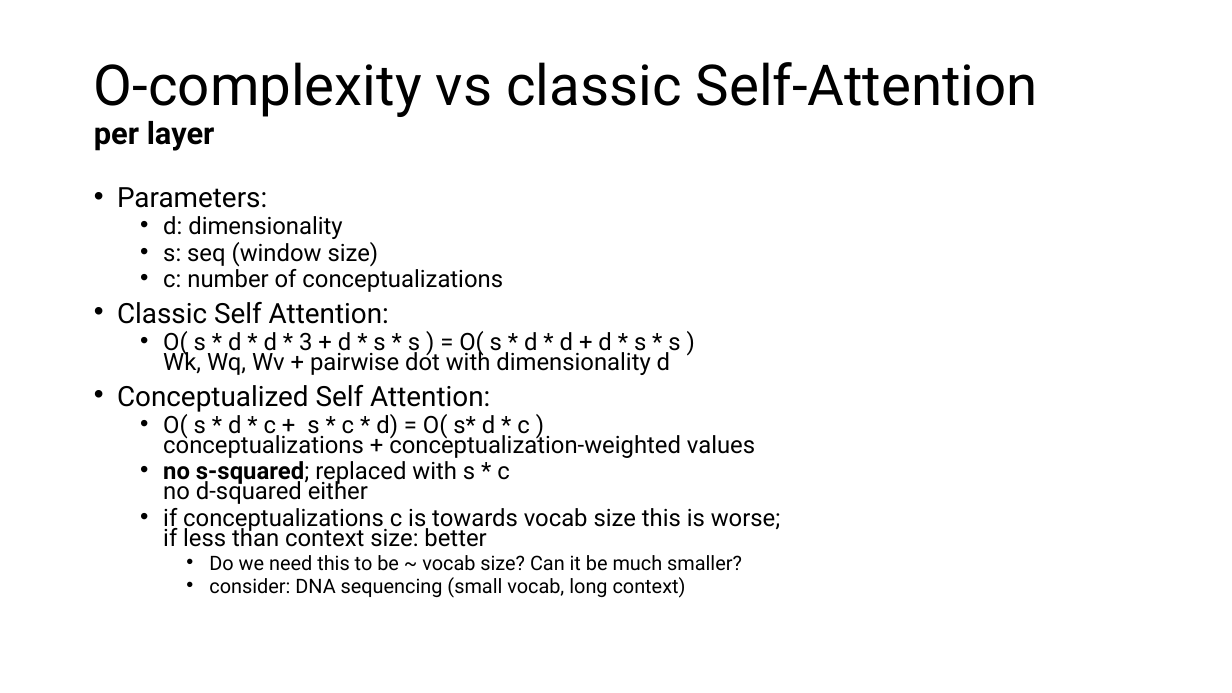
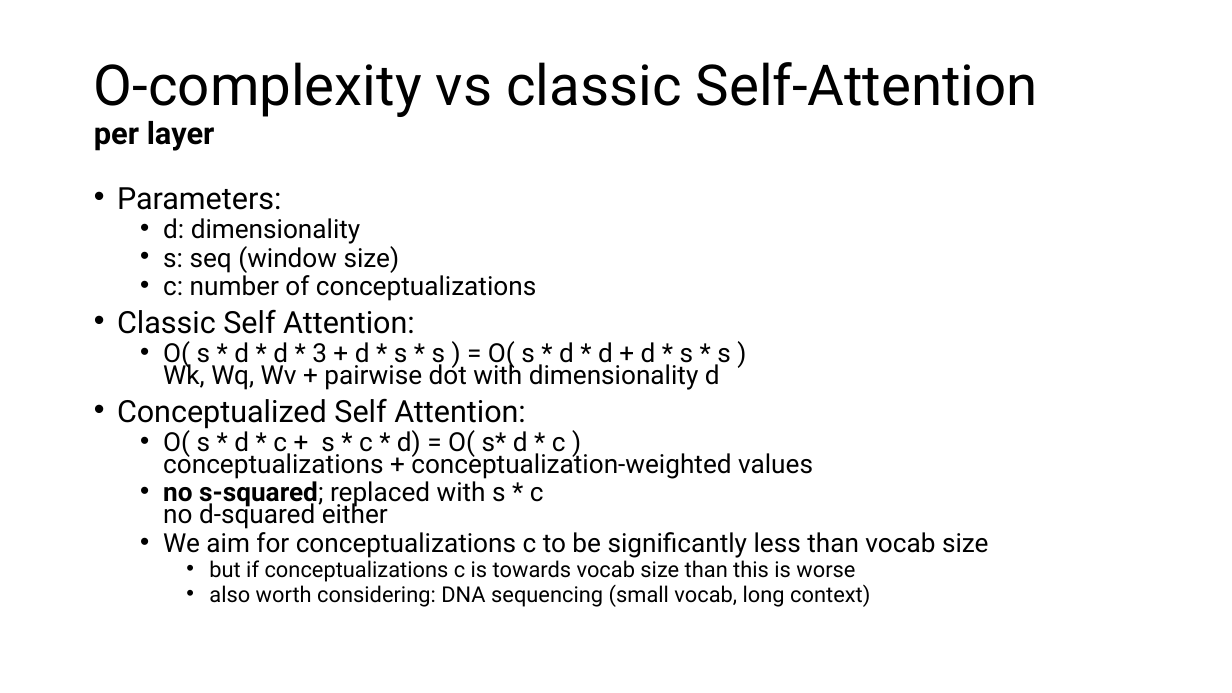
Before and after one commit to AlexTunlaw/eru, a slide deck: slide 10 of notes/2024 12 25 experiment 2.pptx (slide 9 before the commit). Drawn at 1232x693 pixels with LibreOffice and Linux fonts; fonts in the diff are those of the drawing. Boxes give left, top, right and bottom in pixels: in the first picture for what was removed or moved away, otherwise in the second. Text is boxed around its words. In the diff, an @@ line names an element or a change of style, - is before the commit and + after.

```diff
--- a/notes/2024 12 25 experiment 2.pptx
+++ b/notes/2024 12 25 experiment 2.pptx
@@ text at (x1=117, y1=187, x2=813, y2=529): size 21.7 to 23.8 pt in "Parameters:", "Classic Self Attention:", "Conceptualized Self Attention:"; size 18.6 to 20.4 pt in "d: dimensionality", "s: seq (window size)", "c: number of conceptualizations", "O( s * d * d * ..." and 2 more places @@
@@ text at (x1=163, y1=528, x2=989, y2=607): text changed; size 15.5 to 17 pt @@
-  • if conceptualizations c is towards vocab size this is worse;
-    if less than context size: better
-    • Do we need this to be ~ vocab size? Can it be much smaller?
-    • consider: DNA sequencing (small vocab, long context)
+  • We aim for conceptualizations c to be significantly less than vocab size
+    • but if conceptualizations c is towards vocab size than this is worse
+    • also worth considering: DNA sequencing (small vocab, long context)
```
Also in this commit, not shown: 1 other slide changed, 1 slide added, 1 other file.
